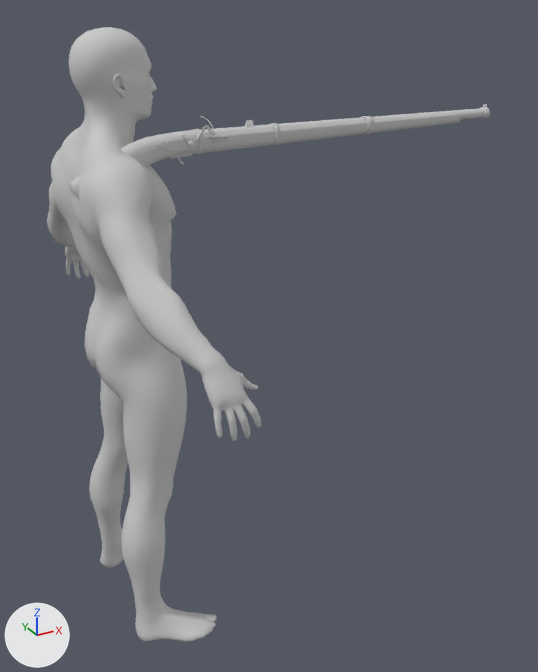
What one commit did to the FBX model Character/Animation/ZWM/Shoot/Gun/Anim_Gun_AimOffset_F.FBX.
Rendered twice from a 50 mm lens placed at (-0.64, -1.97, 1.85), pointed at (0.45, 0.01, 0.86). The axes (+X, +Y, +Z) are drawn at lower left. The lights are the same throughout. Where no turn or scale is listed for an object, it has been applied to the vertices.

The older version as bpy lines, for what is in view:
```python
me_mesh = bpy.data.meshes.new('Mesh')
me_mesh.from_pydata(...)  # 1448 vertices, 2856 faces; spans x -0.063..0.097, y -0.656..0.656, z 0.941..1.155
me_mesh.materials.append(mat_material__9)  # its picture is missing
me_mesh_004 = bpy.data.meshes.new('Mesh.004')
me_mesh_004.from_pydata(...)  # 1917 vertices, 3716 faces; spans x -0.172..0.11, y -0.563..0.563, z 1.056..1.554
me_mesh_004.materials.append(mat_material__5)  # its picture is missing
me_mesh_007 = bpy.data.meshes.new('Mesh.007')
me_mesh_007.from_pydata(...)  # 1467 vertices, 2400 faces; spans x -29.4..107.6, y -3.5..2.8, z -12.4..10.5
me_mesh_007.materials.append(mat_huoqiang)  # its picture is missing
ob_gun = bpy.data.objects.new('Gun', me_mesh_007)
ob_gun.location = (0.116, -0.107, 1.486)
ob_gun.scale = (0.01, 0.01, 0.01)
ob_male_body = bpy.data.objects.new('Male_Body', me_mesh_004)
ob_male_body.location = (0.0, 0.0, 0.0)
ob_male_hand = bpy.data.objects.new('Male_Hand', me_mesh)
ob_male_hand.location = (0.0, 0.0, 0.0)
# also in view: 'Male_Head' at (-0.01, 0.0, 1.57); 'Male_Leg' at (-0.02, 0.0, 0.6); 'Male_Foot' at (-0.01, 0.0, 0.08)
```
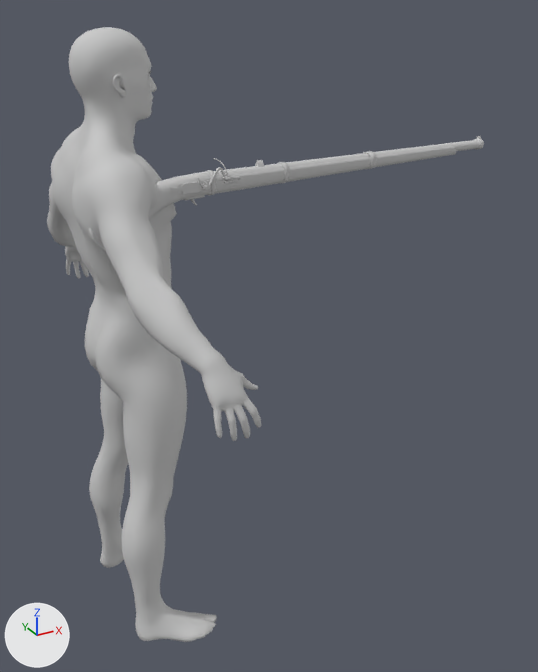
What differs and where, as boxes (x1, y1, x2, y2) in the pictures (538 x 672 px):
'Gun', moved, turned
    before: (69, 104, 490, 201)
    after: (88, 136, 484, 252)

What the commit changed:
Object 'Gun' (ob_gun) moves from (0.116, -0.107, 1.486) to (0.137, -0.138, 1.38).
Object 'Gun' (ob_gun) turns from (0, 0, 0) to (1.3, -0.1, 3.4) degrees about x, y and z.
